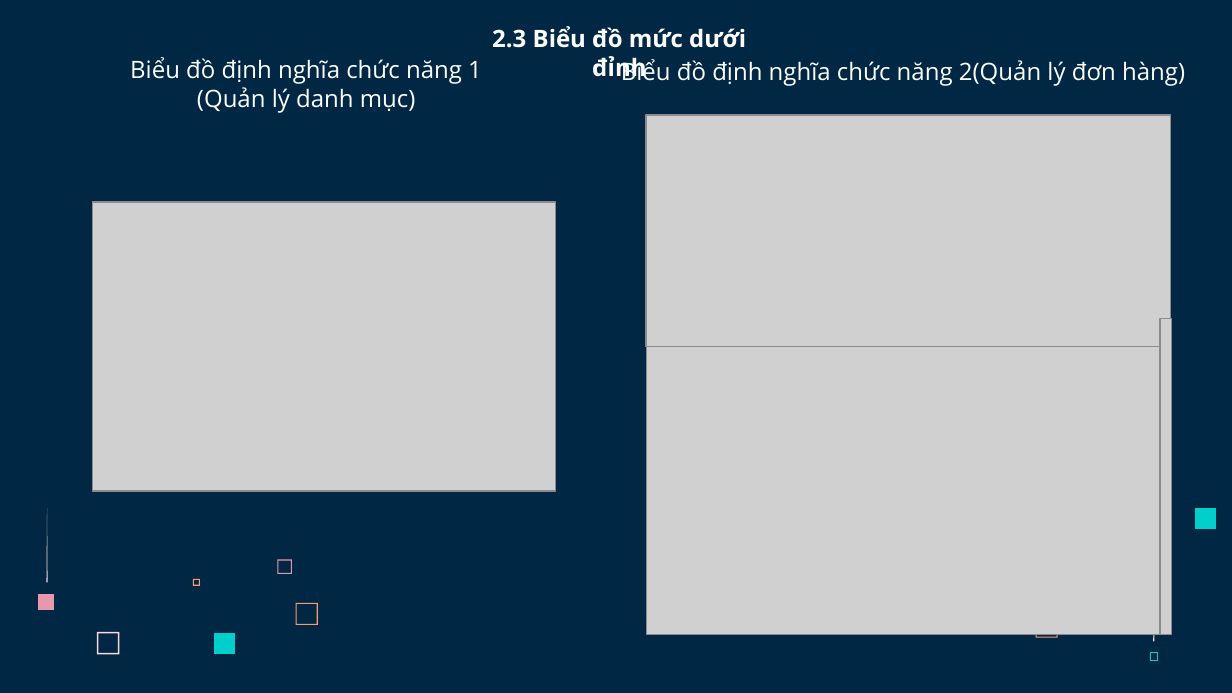
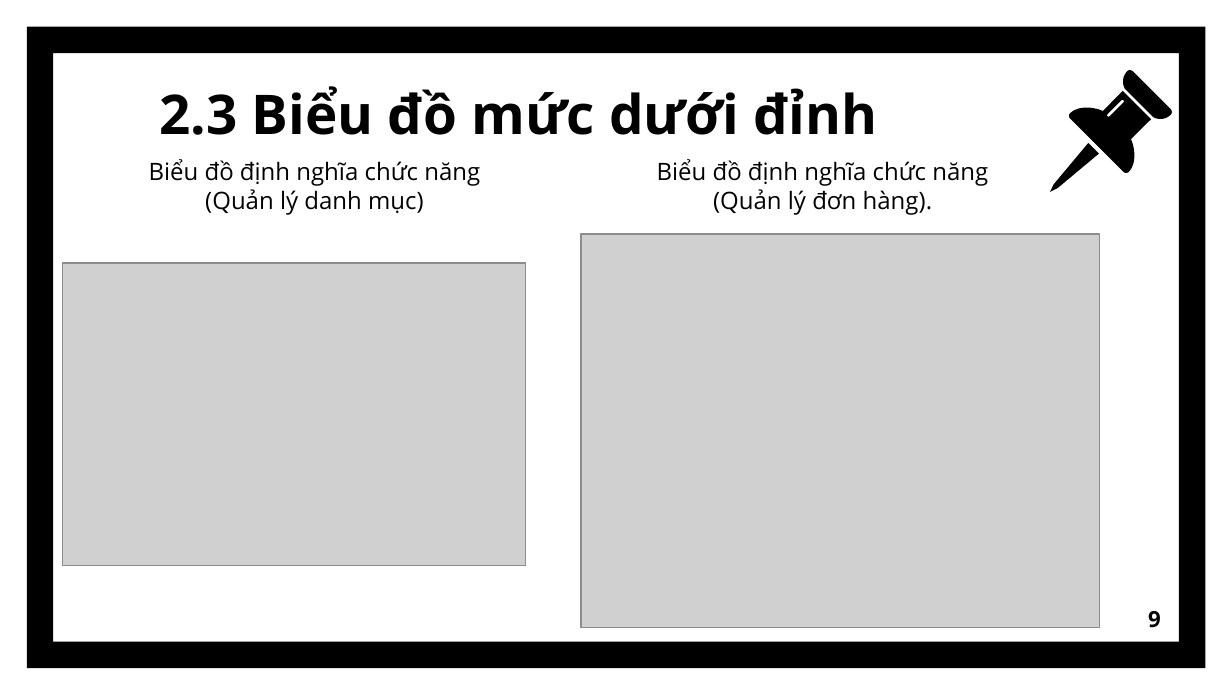
Before and after one commit to LinhChi610/PTLChi.BTL.226, a slide deck: slide 9 of SLIDE-HTQLBHDTDĐ.pptx. Drawn at 1232x693 pixels with LibreOffice and Linux fonts; fonts in the diff are those of the drawing; grey boxes stand for pictures. Boxes give left, top, right and bottom in pixels: in the first picture for what was removed or moved away, otherwise in the second. Text is boxed around its words. In the diff, an @@ line names an element or a change of style, - is before the commit and + after.

```diff
--- a/SLIDE-HTQLBHDTDĐ.pptx
+++ b/SLIDE-HTQLBHDTDĐ.pptx
@@ background #002845 to #FFFFFF @@
@@ frame added at (x1=27, y1=27, x2=1206, y2=669), fill #000000 @@
@@ title "2.3 Biểu đồ mức dưới ..." moved from (x1=492, y1=26, x2=746, y2=80) to (x1=160, y1=86, x2=877, y2=135) @@
@@ title "2.3 Biểu đồ mức dưới ..." at (x1=160, y1=86, x2=877, y2=135): size 14 to 32 pt, text colour #FFFFFF to #000000; alignment centre to left; list level 3 to 1 in "2.3 Biểu đồ mức dưới ..."; vertical alignment top to bottom @@
@@ freeform shape added at (x1=1124, y1=70, x2=1173, y2=120), fill #000000 @@
@@ picture removed at (x1=646, y1=115, x2=1170, y2=346) @@
@@ freeform shape added at (x1=1069, y1=91, x2=1152, y2=174), fill #000000 @@
@@ freeform shape added at (x1=1050, y1=143, x2=1099, y2=192), fill #000000 @@
@@ text at (x1=149, y1=159, x2=480, y2=215): text changed; text colour #FFFFFF to #000000 @@
-Biểu đồ định nghĩa chức năng 1
-(Quản lý danh mục)
+Biểu đồ định nghĩa chức năng (Quản lý danh mục)
@@ text at (x1=657, y1=159, x2=988, y2=215): text changed; text colour #FFFFFF to #000000 @@
-Biểu đồ định nghĩa chức năng 2(Quản lý đơn hàng)
+Biểu đồ định nghĩa chức năng (Quản lý đơn hàng).
@@ picture resized from (x1=647, y1=346, x2=1170, y2=634) to (x1=582, y1=234, x2=1100, y2=627) @@
@@ picture resized from (x1=92, y1=202, x2=556, y2=492) to (x1=63, y1=264, x2=526, y2=567) @@
@@ picture removed at (x1=1161, y1=319, x2=1172, y2=634) @@
@@ freeform shape removed at (x1=47, y1=508, x2=48, y2=583) @@
@@ freeform shape removed at (x1=1195, y1=508, x2=1216, y2=529) @@
@@ freeform shape removed at (x1=277, y1=559, x2=292, y2=574) @@
@@ freeform shape removed at (x1=1153, y1=548, x2=1154, y2=642) @@
@@ freeform shape removed at (x1=38, y1=594, x2=54, y2=610) @@
@@ freeform shape removed at (x1=193, y1=579, x2=201, y2=586) @@
@@ freeform shape removed at (x1=296, y1=602, x2=318, y2=625) @@
@@ freeform shape removed at (x1=1036, y1=616, x2=1058, y2=638) @@
@@ page number added at (x1=1148, y1=611, x2=1161, y2=628), 13 pt, text #000000, bold @@
+9
@@ freeform shape removed at (x1=97, y1=632, x2=120, y2=654) @@
@@ freeform shape removed at (x1=213, y1=633, x2=234, y2=654) @@
@@ freeform shape removed at (x1=1149, y1=653, x2=1157, y2=660) @@
```
Also in this commit, not shown: 11 other slides changed, 1 slide added, 1 slide removed, 32 other files.
